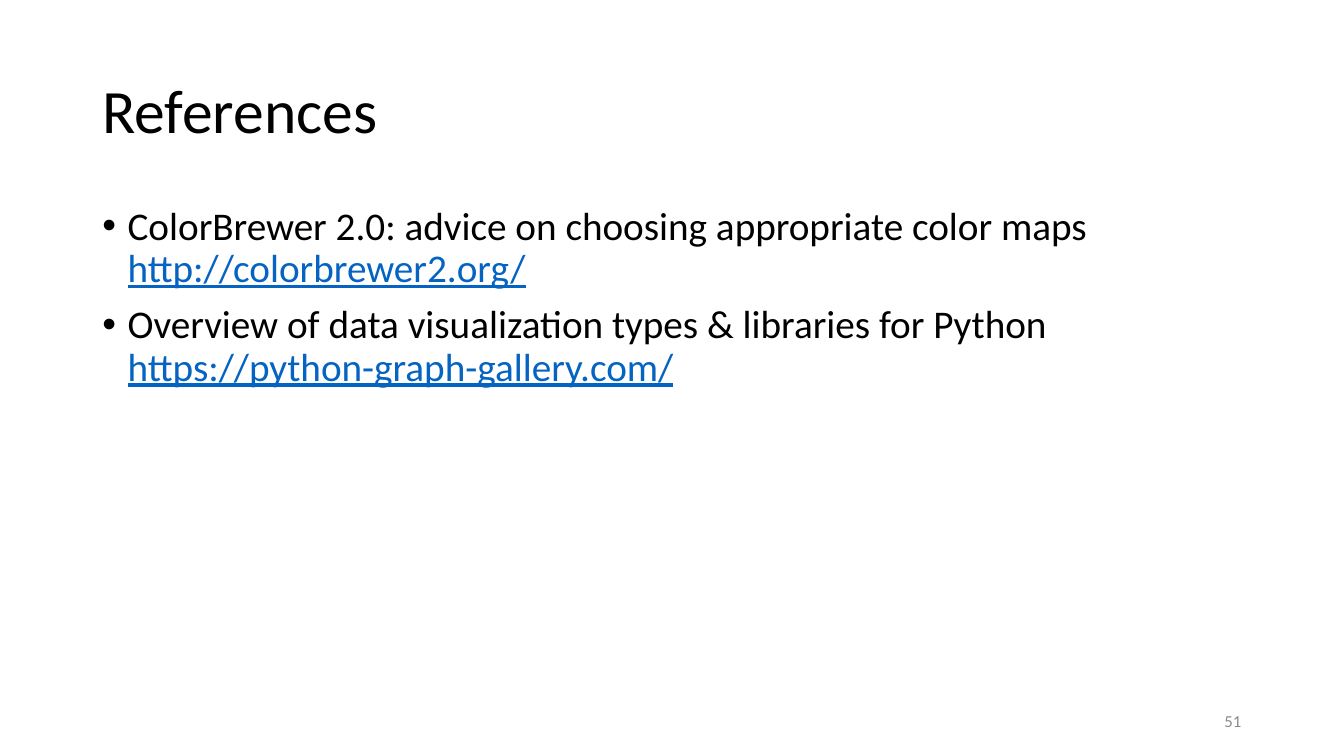
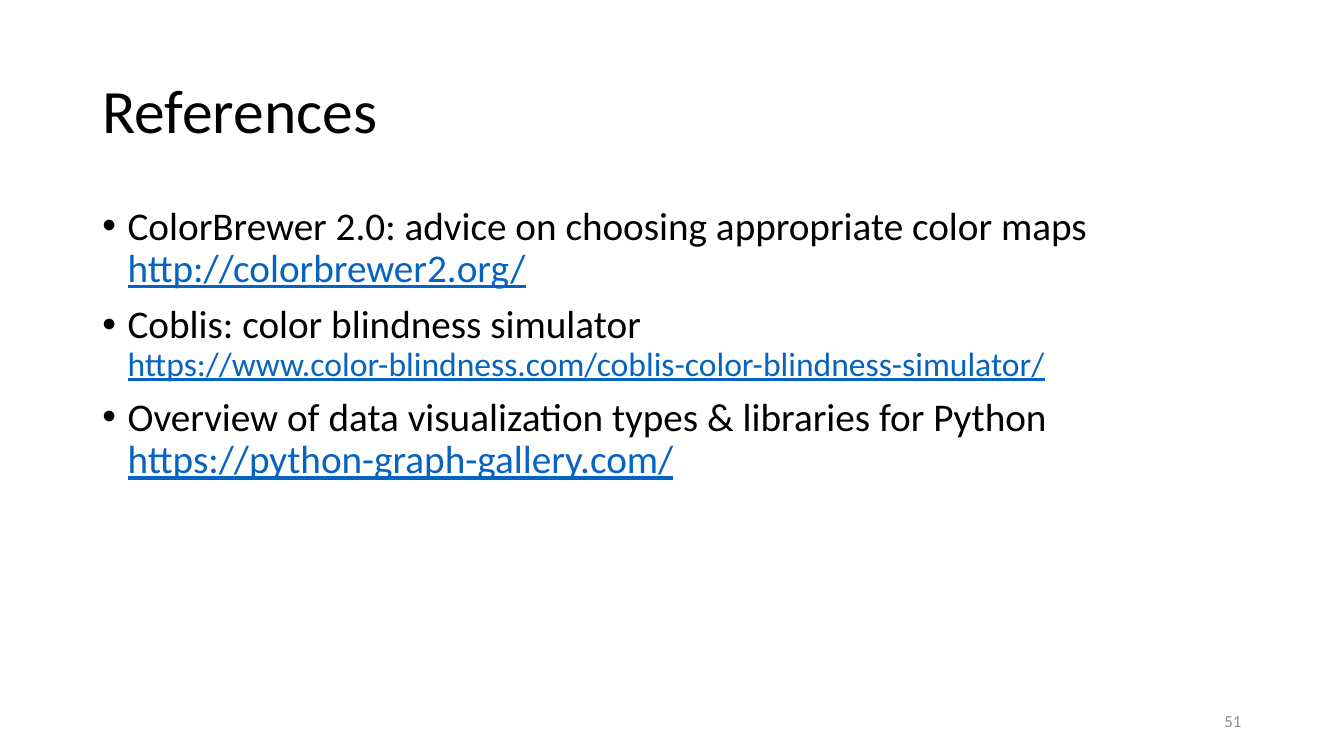
Before and after one commit to gjbex/Scientific-Python, a slide deck: slide 51 of scientific_python.pptx. Drawn at 1344x756 pixels with LibreOffice and Linux fonts; fonts in the diff are those of the drawing. Boxes give left, top, right and bottom in pixels: in the first picture for what was removed or moved away, otherwise in the second. Text is boxed around its words. In the diff, an @@ line names an element or a change of style, - is before the commit and + after.

Commit message:
Add link to Coblis

```diff
--- a/scientific_python.pptx
+++ b/scientific_python.pptx
@@ text at (128, 310, 1045, 382): paragraph added @@
+• Coblis: color blindness simulator
+  https://www.color-blindness.com/coblis-color-blindness-simulator/
```
